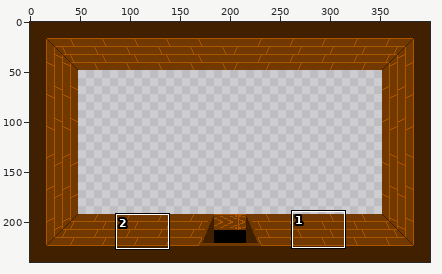
A sprite sheet gets an edit: Assets/not assests/Bedroom Scene #nudes/Bedroom-border.png. The picture above shows the old version from afar; the outline marks the close-up.
Close-up. Earlier state:
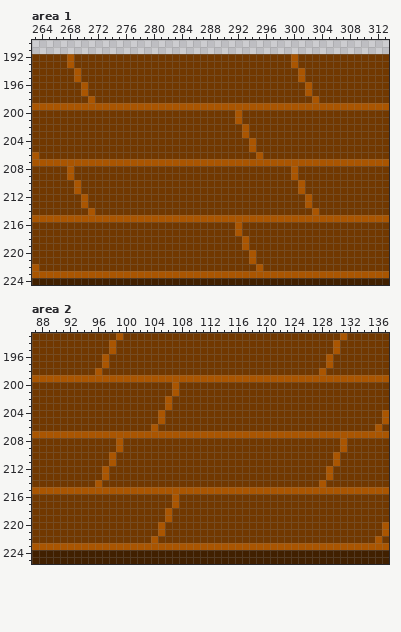
The file is 400x240 pixels. Shown: area 1: x 263..313, y 190..224; area 2: x 87..137, y 193..225. The commit also changed other parts of the picture, which this record leaves out.
After the commit:
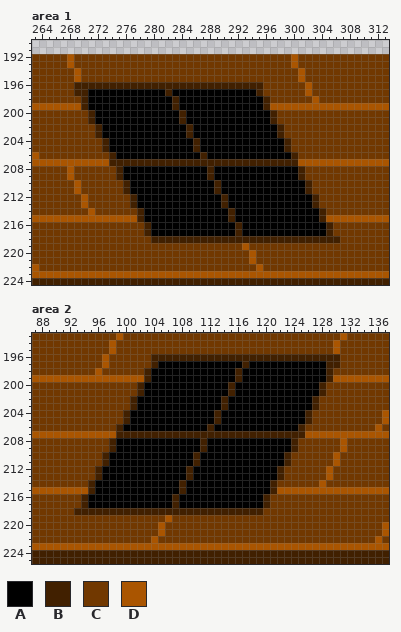
Palette (. is transparent): A #000000  B #412000  C #713800  D #aa5500
The edit:
Changed rows in their new state; - is an unchanged pixel.
Area 1:
first column x 269:
196 BBBBBBBBBBBBBBBBBBBBBBBBBBB-----------
197 BBAAAAAAAAAAABAAAAAAAAAAAAB-----------
198 -BAAAAAAAAAAAABAAAAAAAAAAAAB----------
199 -BAAAAAAAAAAAABAAAAAAAAAAAAB----------
200 --BAAAAAAAAAAAABAAAAAAAAAAAAB---------
201 --BAAAAAAAAAAAABAAAAAAAAAAAAB---------
202 ---BAAAAAAAAAAAABAAAAAAAAAAAAB--------
203 ---BAAAAAAAAAAAABAAAAAAAAAAAAB--------
204 ----BAAAAAAAAAAAABAAAAAAAAAAAAB-------
205 ----BAAAAAAAAAAAABAAAAAAAAAAAAB-------
206 -----BAAAAAAAAAAAABAAAAAAAAAAAAB------
207 -----BBBBBBBBBBBBBBBBBBBBBBBBBBB------
208 ------BAAAAAAAAAAAABAAAAAAAAAAAAB-----
209 ------BAAAAAAAAAAAABAAAAAAAAAAAAB-----
210 -------BAAAAAAAAAAAABAAAAAAAAAAAAB----
211 -------BAAAAAAAAAAAABAAAAAAAAAAAAB----
212 --------BAAAAAAAAAAAABAAAAAAAAAAAAB---
213 --------BAAAAAAAAAAAABAAAAAAAAAAAAB---
214 ---------BAAAAAAAAAAAABAAAAAAAAAAAAB--
215 ---------BAAAAAAAAAAAABAAAAAAAAAAAAB--
216 ----------BAAAAAAAAAAAABAAAAAAAAAAAAB-
217 ----------BAAAAAAAAAAAABAAAAAAAAAAAAB-
218 -----------BBBBBBBBBBBBBBBBBBBBBBBBBBB
Area 2:
first column x 93:
196 -----------BBBBBBBBBBBBBBBBBBBBBBBBBBB
197 -----------BAAAAAAAAAAAABAAAAAAAAAAABB
198 ----------BAAAAAAAAAAAABAAAAAAAAAAAAB-
199 ----------BAAAAAAAAAAAABAAAAAAAAAAAAB-
200 ---------BAAAAAAAAAAAABAAAAAAAAAAAAB--
201 ---------BAAAAAAAAAAAABAAAAAAAAAAAAB--
202 --------BAAAAAAAAAAAABAAAAAAAAAAAAB---
203 --------BAAAAAAAAAAAABAAAAAAAAAAAAB---
204 -------BAAAAAAAAAAAABAAAAAAAAAAAAB----
205 -------BAAAAAAAAAAAABAAAAAAAAAAAAB----
206 ------BAAAAAAAAAAAABAAAAAAAAAAAAB-----
207 ------BBBBBBBBBBBBBBBBBBBBBBBBBBB-----
208 -----BAAAAAAAAAAAABAAAAAAAAAAAAB------
209 -----BAAAAAAAAAAAABAAAAAAAAAAAAB------
210 ----BAAAAAAAAAAAABAAAAAAAAAAAAB-------
211 ----BAAAAAAAAAAAABAAAAAAAAAAAAB-------
212 ---BAAAAAAAAAAAABAAAAAAAAAAAAB--------
213 ---BAAAAAAAAAAAABAAAAAAAAAAAAB--------
214 --BAAAAAAAAAAAABAAAAAAAAAAAAB---------
215 --BAAAAAAAAAAAABAAAAAAAAAAAAB---------
216 -BAAAAAAAAAAAABAAAAAAAAAAAAB----------
217 -BAAAAAAAAAAAABAAAAAAAAAAAAB----------
218 BBBBBBBBBBBBBBBBBBBBBBBBBBB-----------
